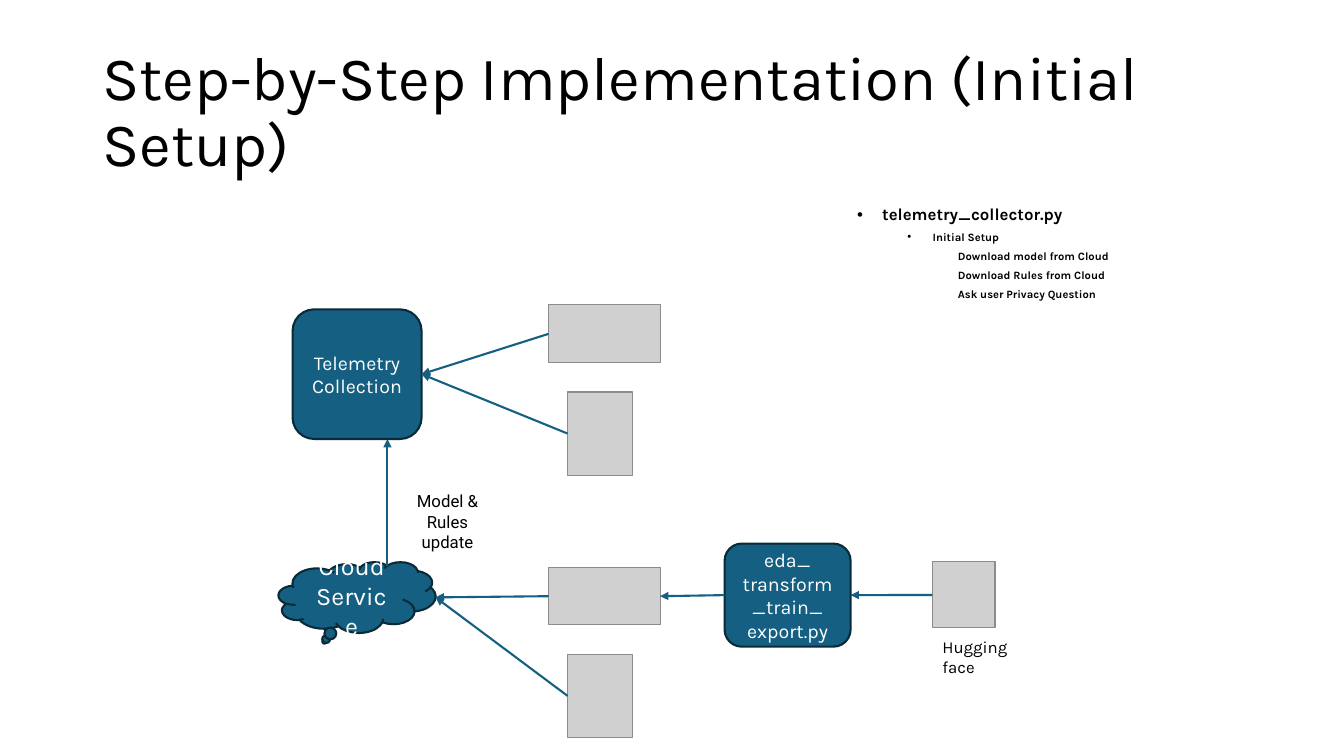
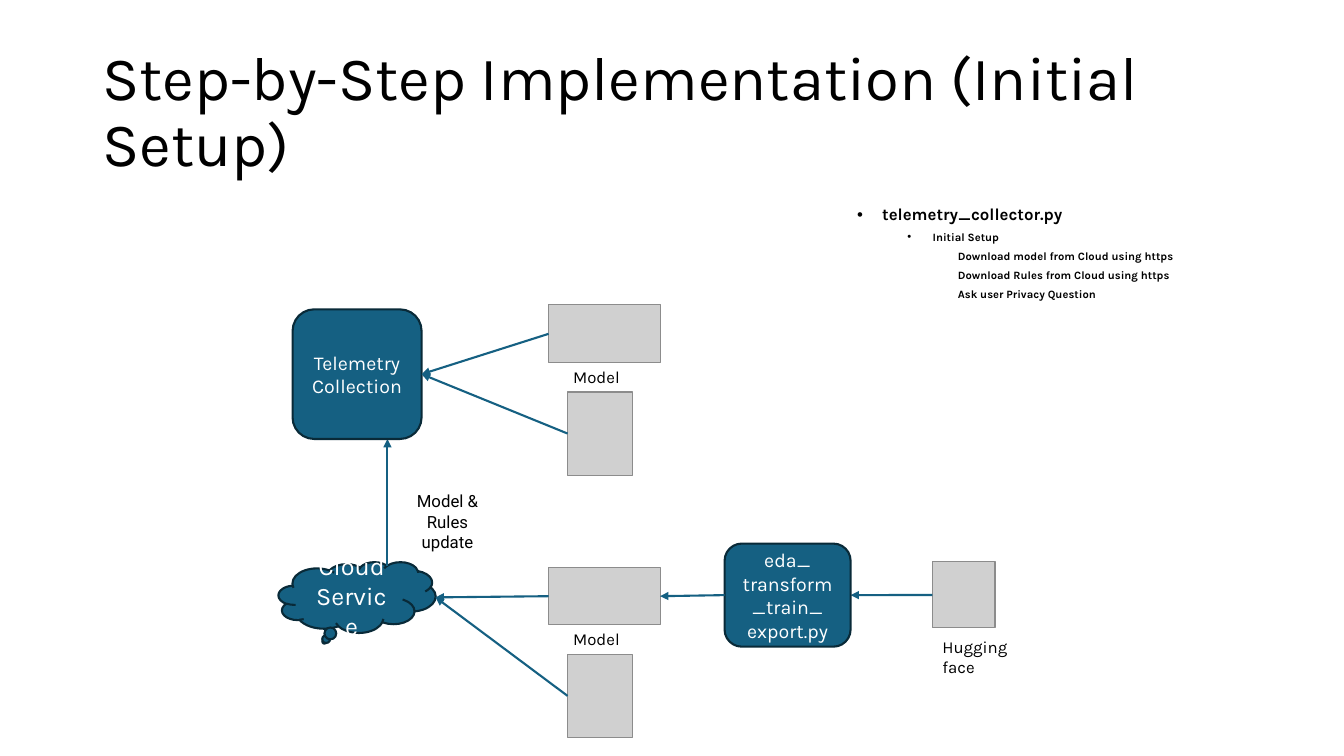
Before and after one commit to SeahChenKhoon/smart-telemetry-agent, a slide deck: slide 5 of doc/Intelligent_Assistant_Proposal.pptx. Drawn at 1344x756 pixels with LibreOffice and Linux fonts; fonts in the diff are those of the drawing; grey boxes stand for pictures. Boxes give left, top, right and bottom in pixels: in the first picture for what was removed or moved away, otherwise in the second. Text is boxed around its words. In the diff, an @@ line names an element or a change of style, - is before the commit and + after.

```diff
--- a/doc/Intelligent_Assistant_Proposal.pptx
+++ b/doc/Intelligent_Assistant_Proposal.pptx
@@ text at <box>958,252,1174,282</box>: text changed @@
-    Download model from Cloud
-    Download Rules from Cloud
+    Download model from Cloud using https
+    Download Rules from Cloud using https
@@ text added at <box>573,371,620,383</box>, 12 pt, text #000000 @@
+Model
@@ text added at <box>573,633,620,645</box>, 12 pt, text #000000 @@
+Model
```
Also in this commit, not shown: 1 other slide changed.
